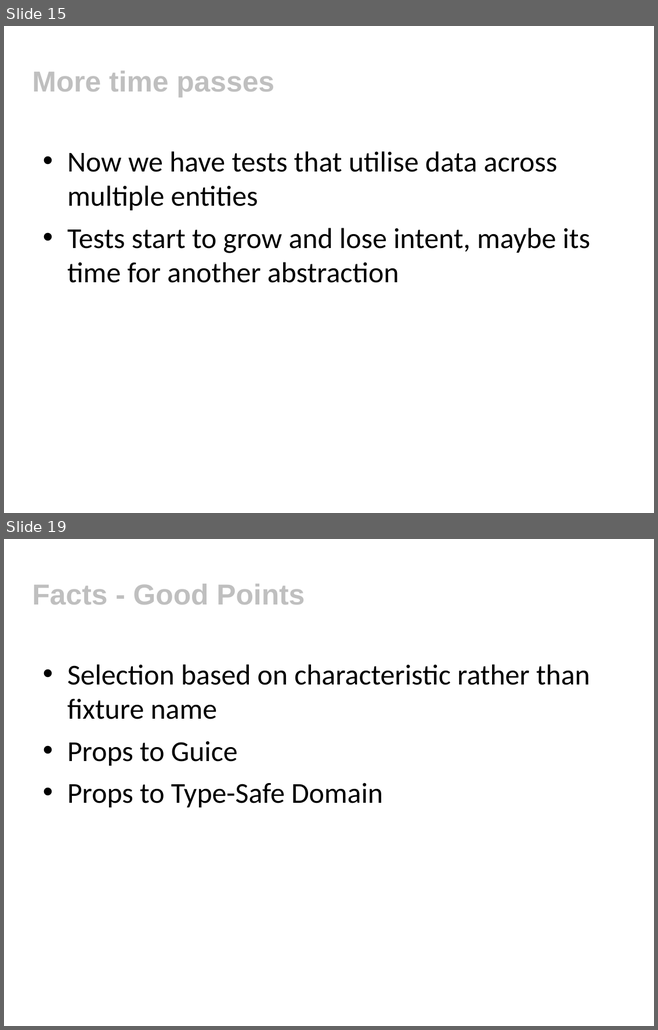
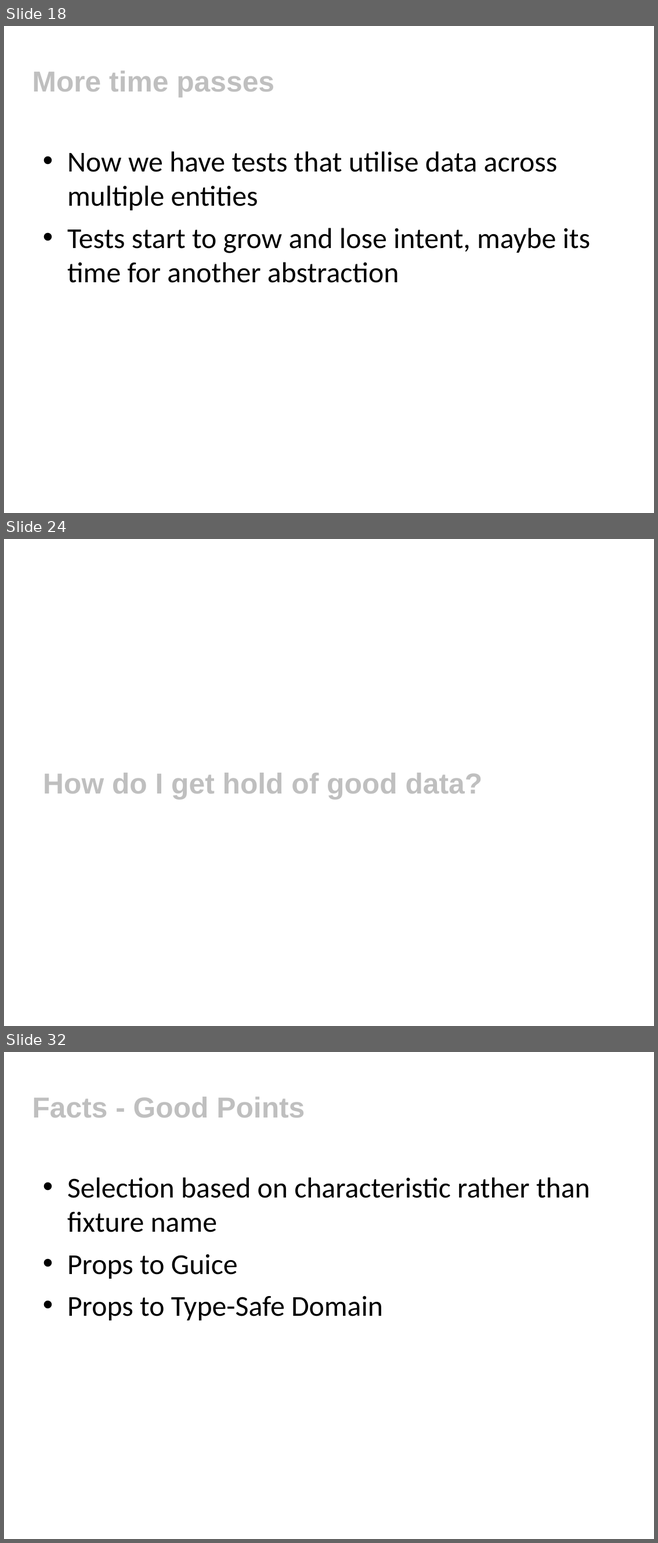
Before and after one commit to tobyclemson/test-data-generation-and-verification-presentation, a slide deck: test-data-generation-and-verification.ppt. Shown one above the other, each under a label of ours: slides 15 and 19 before the commit, slides 18, 24 and 32 after it; the slides between them are not shown. The pictures are 658x1030 and 658x1543 pixels, drawn with LibreOffice and Linux fonts; fonts in the diff are those of the drawing; background and template pictures are left out. Boxes give left, top, right and bottom in pixels: in the first picture for what was removed or moved away, otherwise in the second. Text is boxed around its words. In the diff, an @@ line names an element or a change of style, - is before the commit and + after.

```diff
--- a/test-data-generation-and-verification.ppt
+++ b/test-data-generation-and-verification.ppt
@@ slide 24 added at (x1=4, y1=539, x2=654, y2=1026), background #FFFFFF @@
@@ title added at (x1=43, y1=773, x2=482, y2=799), 32 pt, text #BFBFBF, bold @@
+How do I get hold of good data?
@@ what was slide 15 is now slide 18 @@
@@ what was slide 19 is now slide 32 @@
```
Also in this commit, not shown: 4 slides changed, 12 other slides added, 1 other file.
